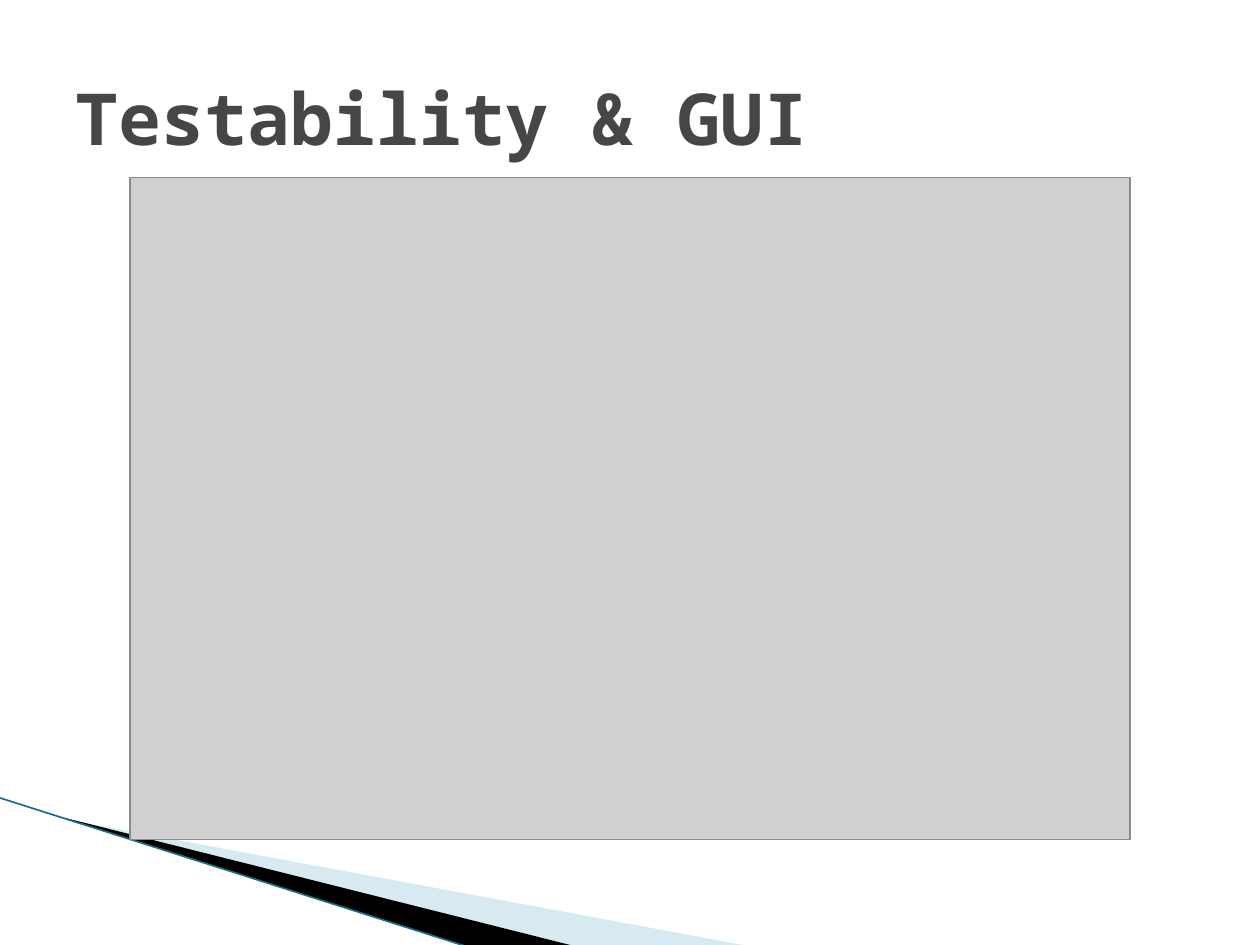
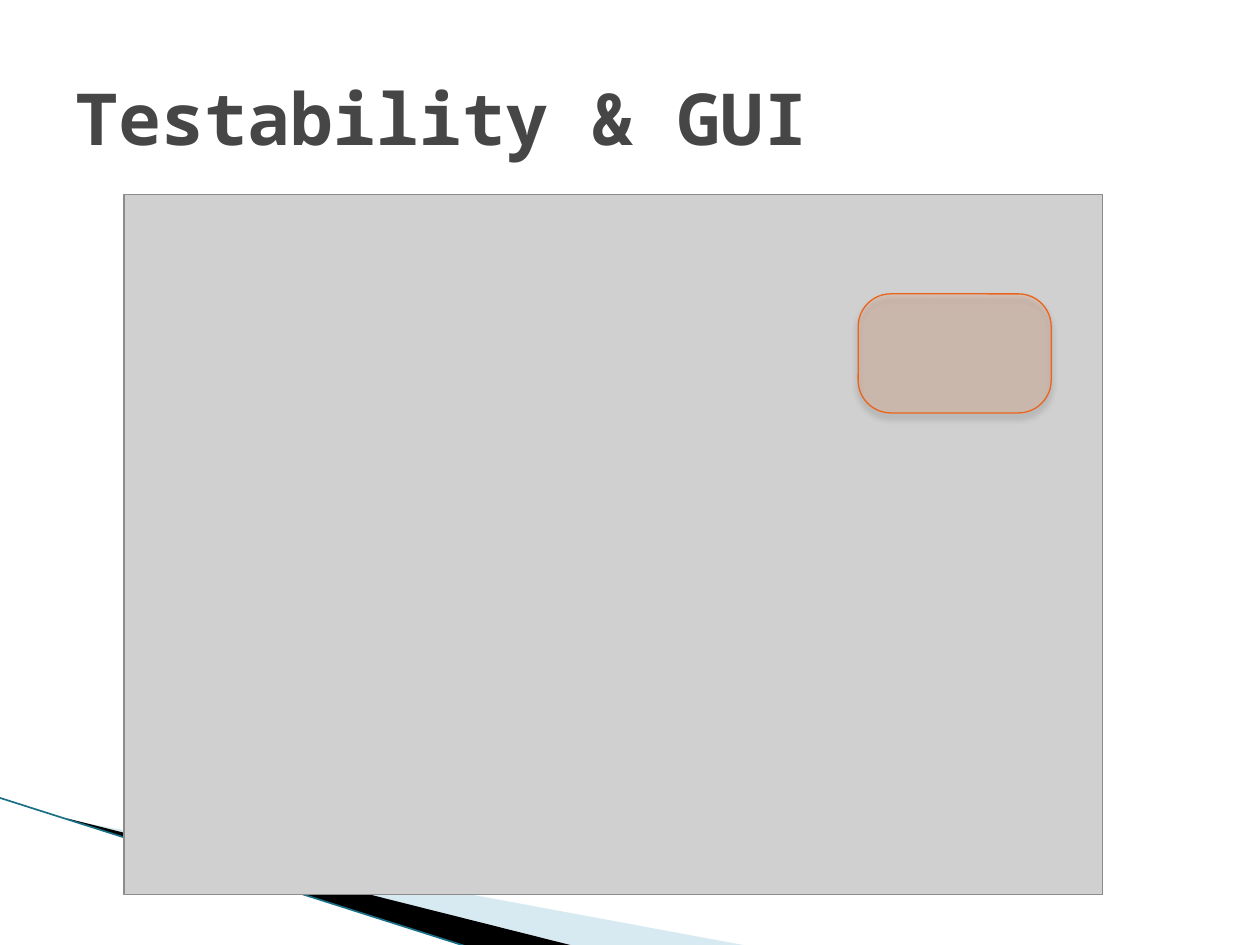
Before and after one commit to shizzz88/image-rotation-technion-ee, a slide deck: slide 12 of Presentation/Mid_Presentation.pptx (slide 23 before the commit). Drawn at 1260x945 pixels with LibreOffice and Linux fonts; fonts in the diff are those of the drawing; grey boxes stand for pictures; background and template pictures are left out. Boxes give left, top, right and bottom in pixels: in the first picture for what was removed or moved away, otherwise in the second. Text is boxed around its words. In the diff, an @@ line names an element or a change of style, - is before the commit and + after.

```diff
--- a/Presentation/Mid_Presentation.pptx
+++ b/Presentation/Mid_Presentation.pptx
@@ picture: place and size @@
-picture at bbox=[130, 178, 1130, 840]
+picture at bbox=[123, 195, 1102, 896]
@@ rounded rectangle added at bbox=[858, 294, 1051, 412], fill #F3A276 at 24% opacity, outline #EB641B 0.75 pt @@
```
Also in this commit, not shown: 5 other slides changed, 8 slides added, 18 slides removed, 1 other file.
